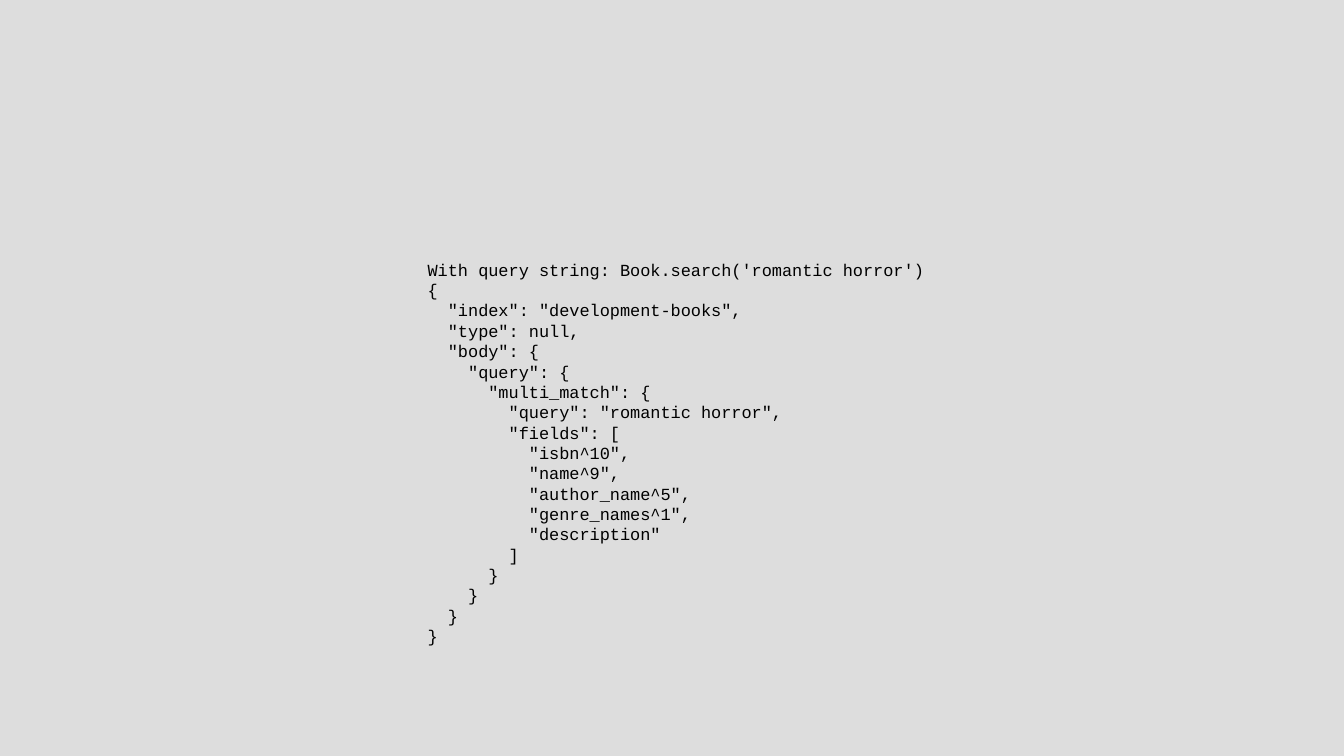
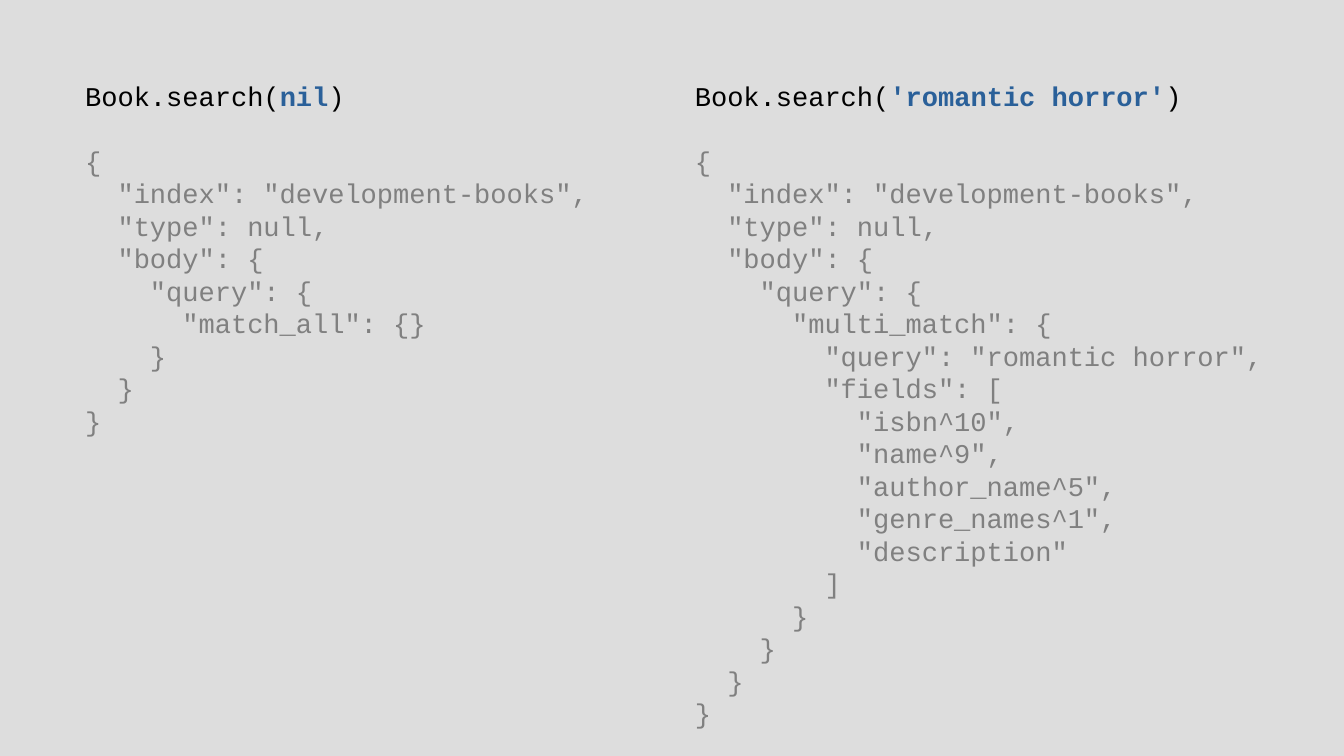
Before and after one commit to chriscressman/architecting-a-search-feature, a slide deck: slide 85 of presentation.odp. Drawn at 1344x756 pixels with LibreOffice and Linux fonts; fonts in the diff are those of the drawing. Boxes give left, top, right and bottom in pixels: in the first picture for what was removed or moved away, otherwise in the second. Text is boxed around its words. In the diff, an @@ line names an element or a change of style, - is before the commit and + after.

```diff
--- a/presentation.odp
+++ b/presentation.odp
@@ text added at <box>85,87,587,336</box>, 16 pt, text #808080 @@
+Book.search(nil)
+{
+"index": "development-books",
+"type": null,
+"body": {
+"query": {
+"match_all": {}
+}
+}
+}
@@ text "Book.search('romantic horror')": place and size @@
-text "Book.search('romantic horror')" at <box>428,263,924,544</box>
+text "Book.search('romantic horror')" at <box>695,87,1263,567</box>
@@ text at <box>695,87,1182,112</box>: text changed; size 10 to 16 pt; text colour #000000 to #2A6099; bold on @@
-With query string: Book.search('romantic horror')
+Book.search('romantic horror')
@@ text at <box>727,184,1263,567</box>: size 10 to 16 pt, text colour #000000 to #808080 in "{", ""index": "development-books",", ""type": null,", ""body": {" and 14 more places @@
```
Also in this commit, not shown: 30 other slides changed, 11 slides added, 14 slides removed.
